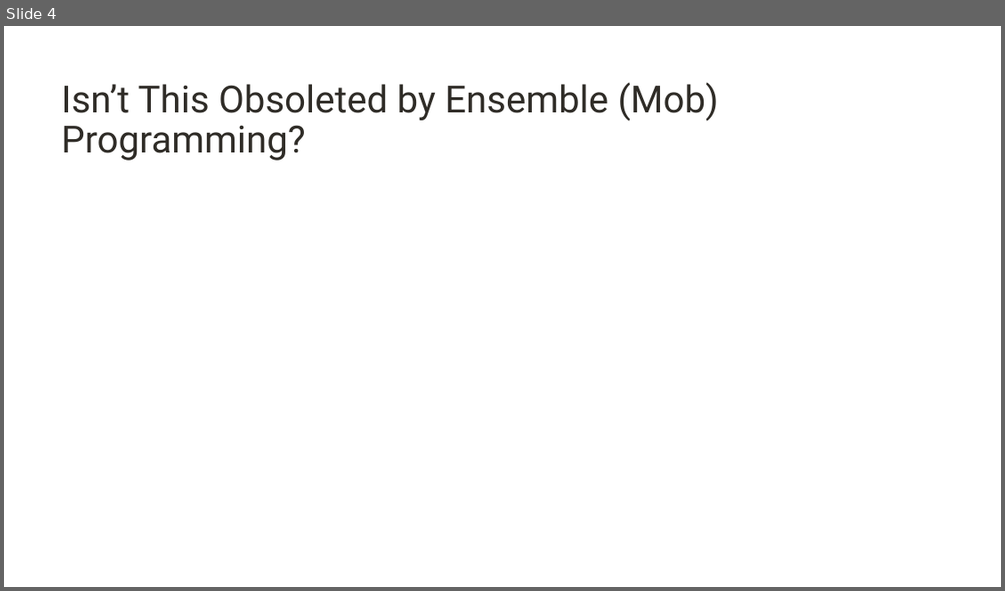
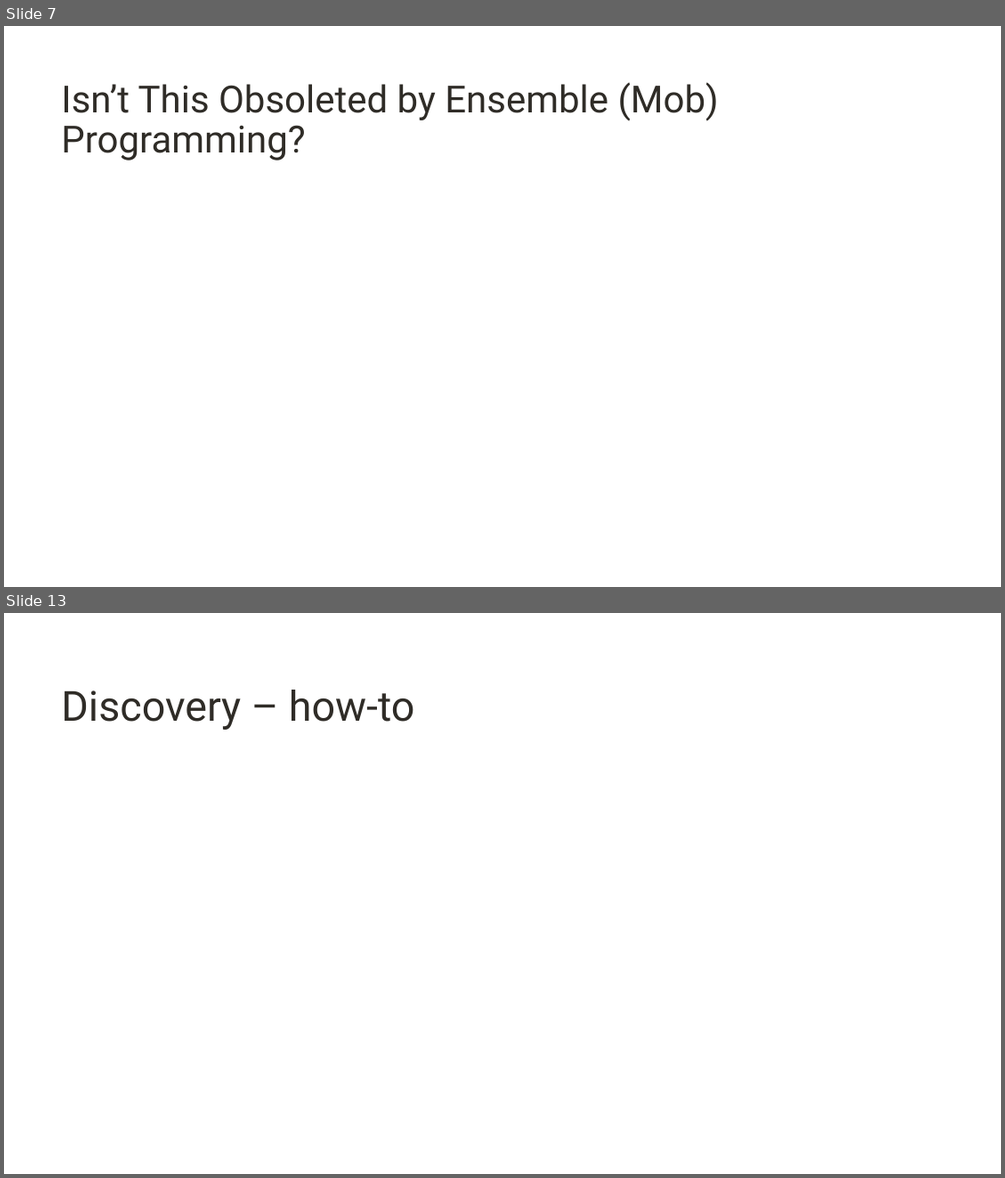
Before and after one commit to digdeeproots/talks, a slide deck: Decks/Craft2023-PromiscuousPairingBeginnerMind.pptx. Shown one above the other, each under a label of ours: slide 4 before the commit, slides 7 and 13 after it; the slides between them are not shown. The pictures are 1005x591 and 1005x1178 pixels, drawn with LibreOffice and Linux fonts; fonts in the diff are those of the drawing; background and template pictures are left out. Boxes give left, top, right and bottom in pixels: in the first picture for what was removed or moved away, otherwise in the second. Text is boxed around its words. In the diff, an @@ line names an element or a change of style, - is before the commit and + after.

```diff
--- a/Decks/Craft2023-PromiscuousPairingBeginnerMind.pptx
+++ b/Decks/Craft2023-PromiscuousPairingBeginnerMind.pptx
@@ slide 13 added at <box>4,613,1001,1174</box>, background #FFFFFF @@
@@ title added at <box>61,690,415,730</box>, 40 pt, text #2F2C27 @@
+Discovery – how-to
@@ what was slide 4 is now slide 7 @@
```
Also in this commit, not shown: 1 slide changed, 13 other slides added.
